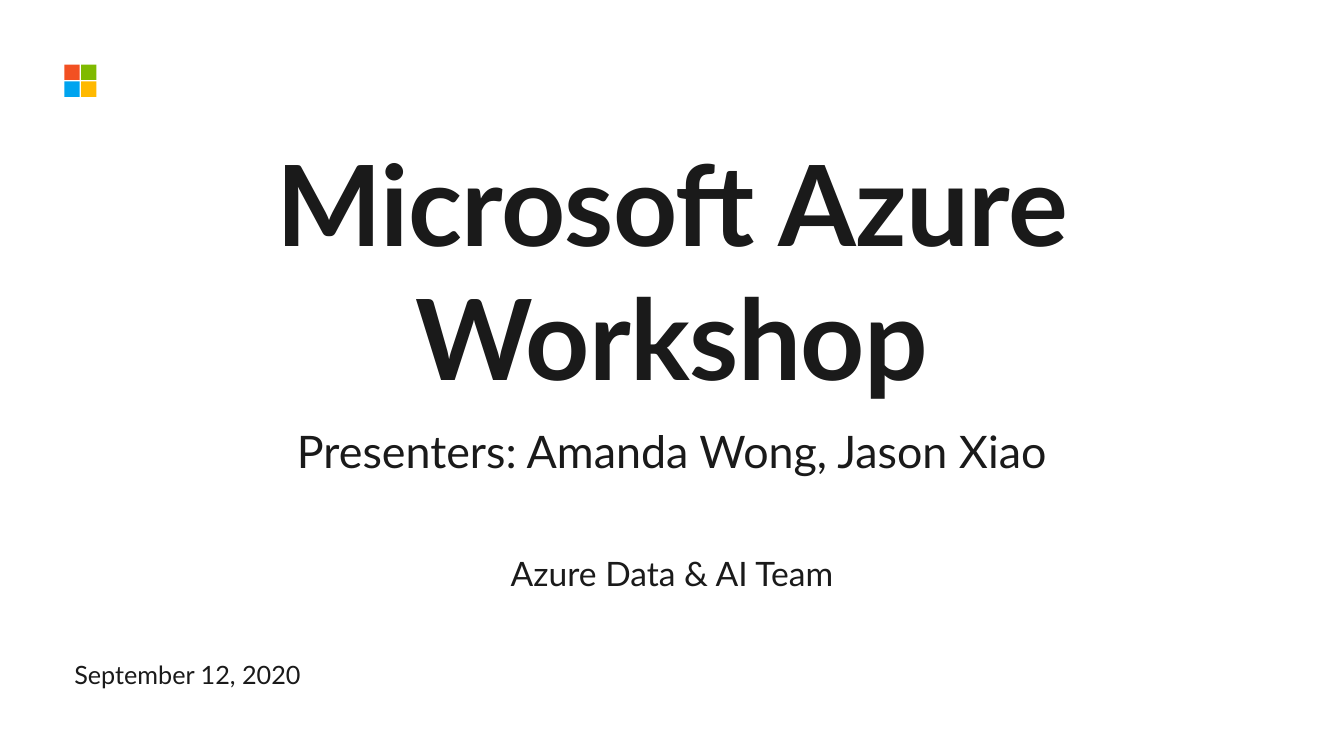
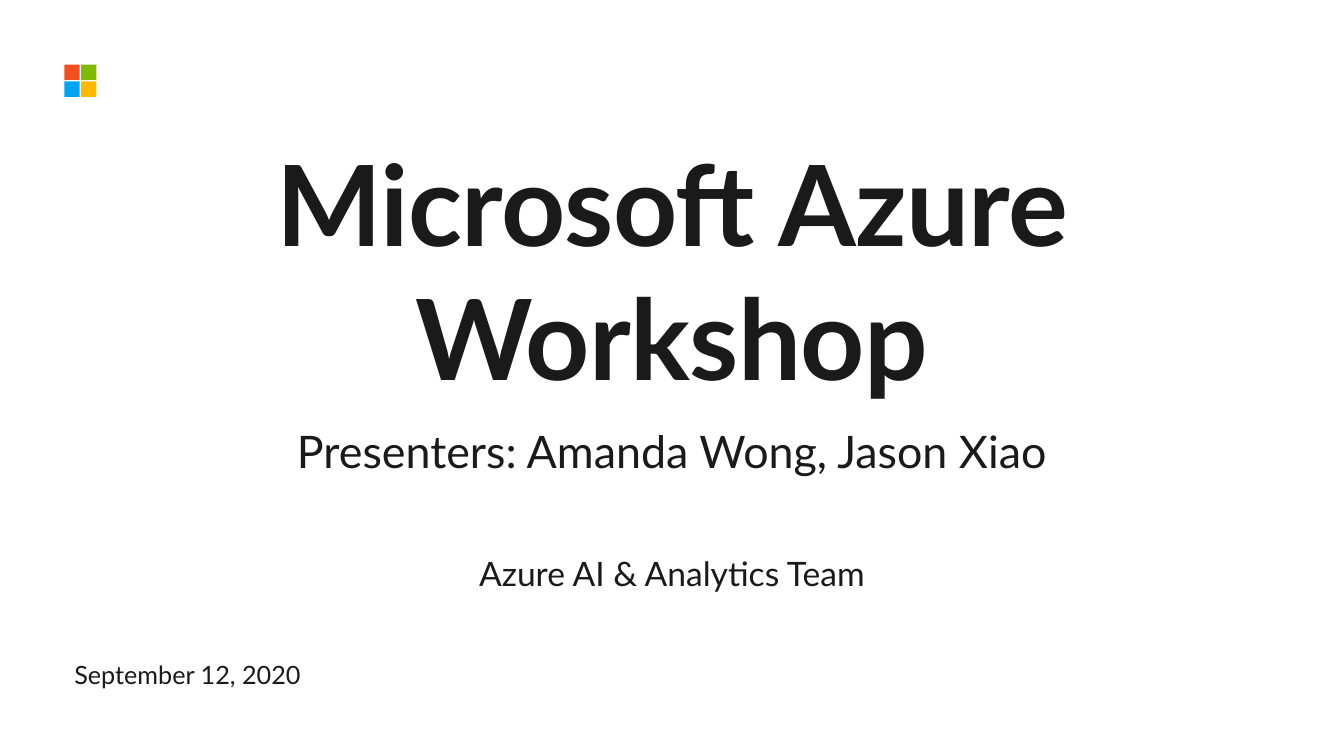
Before and after one commit to evelynluw/ucbazureworkshop, a slide deck: slide 1 of UC Berkeley Datathon Workshop.pptx. Drawn at 1344x756 pixels with LibreOffice and Linux fonts; fonts in the diff are those of the drawing; background and template pictures are left out. Boxes give left, top, right and bottom in pixels: in the first picture for what was removed or moved away, otherwise in the second. Text is boxed around its words. In the diff, an @@ line names an element or a change of style, - is before the commit and + after.

```diff
--- a/UC Berkeley Datathon Workshop.pptx
+++ b/UC Berkeley Datathon Workshop.pptx
@@ text at (479, 561, 865, 592): text changed @@
-Azure Data & AI Team
+Azure AI & Analytics Team
```
Also in this commit, not shown: 4 other slides changed, 1 slide added, 1 slide removed.
